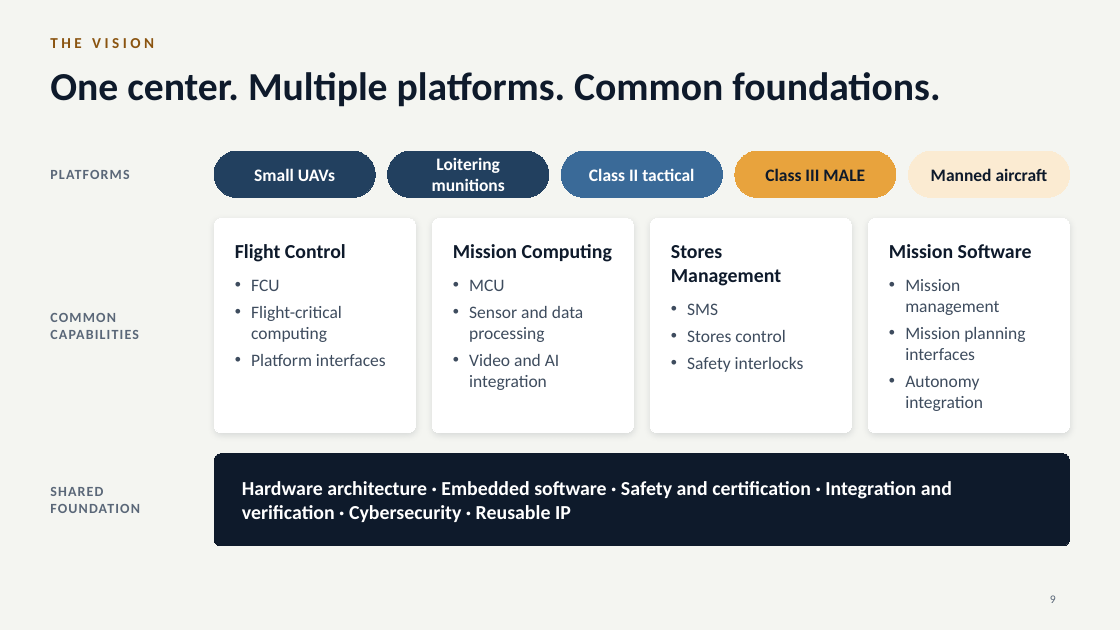
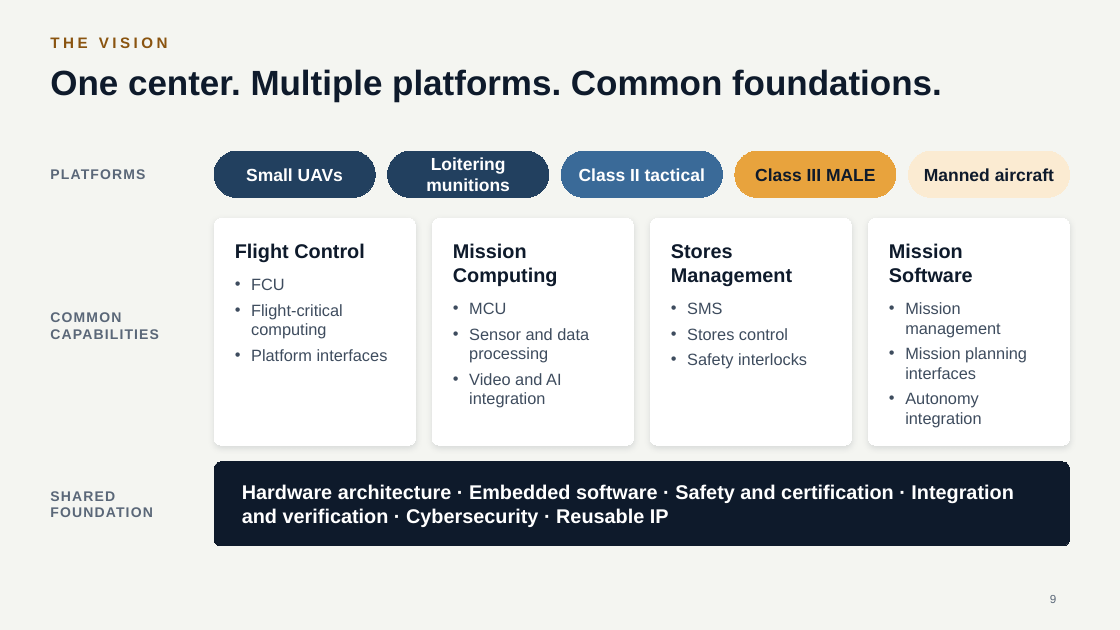
Before and after one commit to mmasabi/AIRepo, a slide deck: slide 9 of Avionics_CoE_Presentation.pptx. Drawn at 1120x630 pixels with LibreOffice and Linux fonts; fonts in the diff are those of the drawing. Boxes give left, top, right and bottom in pixels: in the first picture for what was removed or moved away, otherwise in the second. Text is boxed around its words. In the diff, an @@ line names an element or a change of style, - is before the commit and + after.

```diff
--- a/Avionics_CoE_Presentation.pptx
+++ b/Avionics_CoE_Presentation.pptx
@@ title "One center. Multiple platforms. Common ..." at [50, 69, 942, 102]: size 34 to 30 pt, font Calibri to Arial @@
@@ rounded rectangle "Flight Control": place and size @@
-rounded rectangle "Flight Control" at [214, 218, 416, 433]
+rounded rectangle "Flight Control" at [214, 218, 416, 445]
@@ rounded rectangle "Flight Control" at [214, 218, 416, 445]: font Calibri to Arial; size 15 to 14 pt in "FCU", "Flight-critical computing", "Platform interfaces" @@
@@ rounded rectangle "Mission Computing": place and size @@
-rounded rectangle "Mission Computing" at [433, 218, 634, 433]
+rounded rectangle "Mission Computing" at [433, 218, 634, 445]
@@ rounded rectangle "Mission Computing" at [433, 218, 634, 445]: font Calibri to Arial; size 15 to 14 pt in "MCU", "Sensor and data processing", "Video and AI integration" @@
@@ rounded rectangle "Stores Management": place and size @@
-rounded rectangle "Stores Management" at [650, 218, 852, 433]
+rounded rectangle "Stores Management" at [650, 218, 852, 445]
@@ rounded rectangle "Stores Management" at [650, 218, 852, 445]: font Calibri to Arial; size 15 to 14 pt in "SMS", "Stores control", "Safety interlocks" @@
@@ rounded rectangle "Mission Software": place and size @@
-rounded rectangle "Mission Software" at [869, 218, 1070, 433]
+rounded rectangle "Mission Software" at [869, 218, 1070, 445]
@@ rounded rectangle "Mission Software" at [869, 218, 1070, 445]: font Calibri to Arial; size 15 to 14 pt in "Mission management", "Mission planning interfaces", "Autonomy integration" @@
@@ font Calibri to Arial in 9 elements at [50, 37, 168, 48], [50, 169, 145, 179], [214, 151, 376, 197], [388, 151, 549, 197], [561, 151, 723, 197], [735, 151, 897, 197], [909, 151, 1070, 197], [50, 312, 159, 339], [50, 491, 152, 517] @@
@@ rounded rectangle "Hardware architecture · Embedded software ...": place and size @@
-rounded rectangle "Hardware architecture · Embedded software ..." at [214, 454, 1070, 546]
+rounded rectangle "Hardware architecture · Embedded software ..." at [214, 462, 1070, 546]
@@ rounded rectangle "Hardware architecture · Embedded software ..." at [214, 462, 1070, 546]: font Calibri to Arial; proportions changed @@
```
Also in this commit, not shown: 15 other slides changed.
